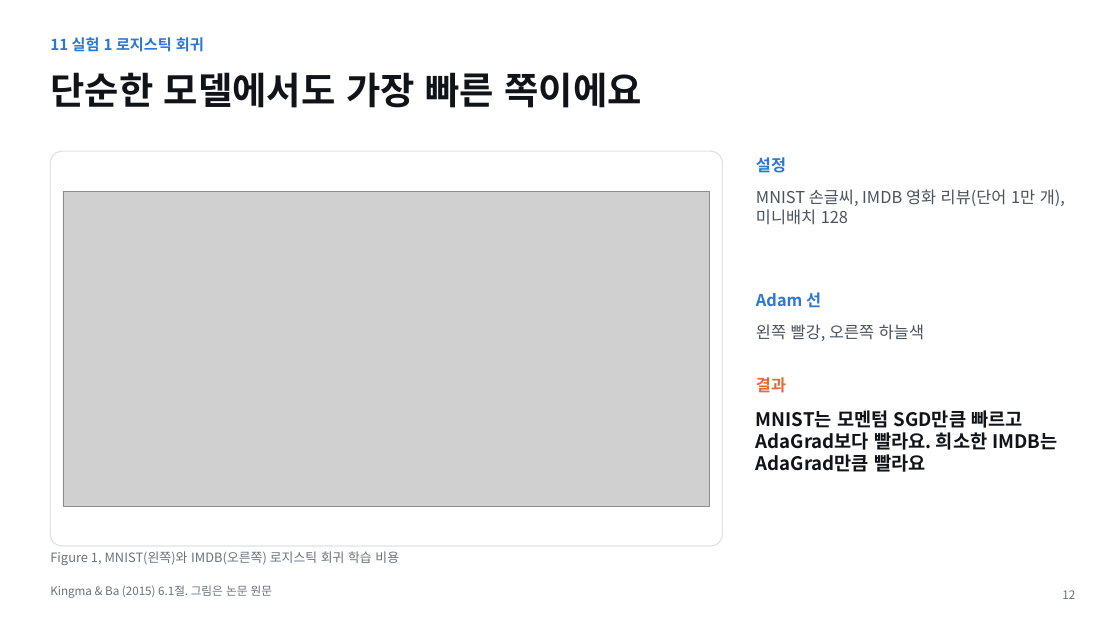
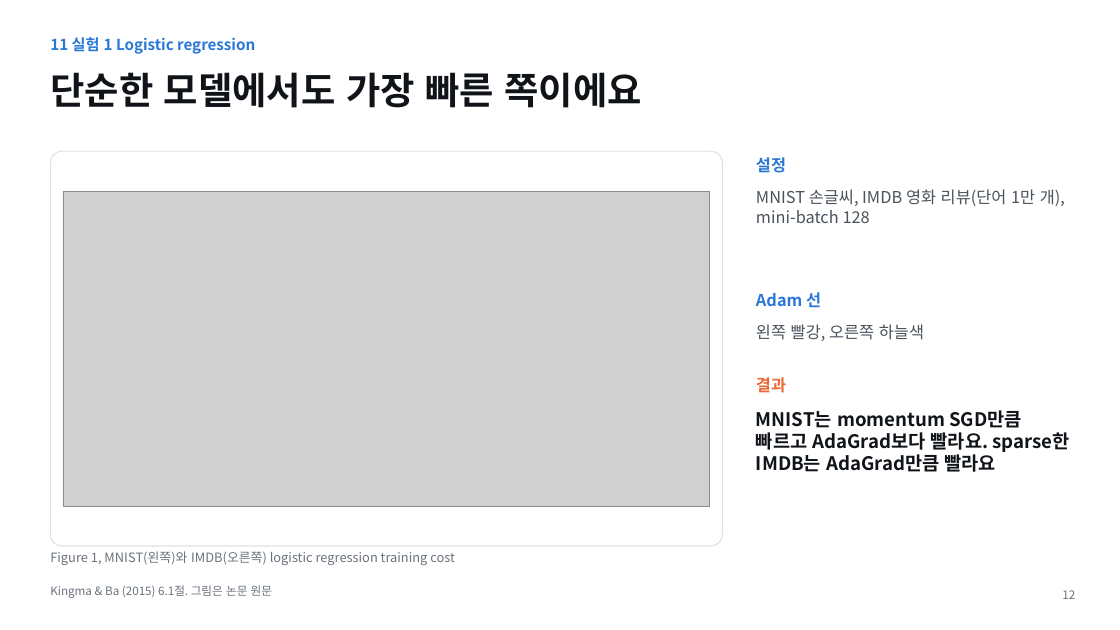
Before and after one commit to tkdgh123/tkdgh123.github.io, a slide deck: slide 12 of adam/Adam_PaperSeminar.pptx. Drawn at 1120x630 pixels with LibreOffice and Linux fonts; fonts in the diff are those of the drawing; grey boxes stand for pictures. Boxes give left, top, right and bottom in pixels: in the first picture for what was removed or moved away, otherwise in the second. Text is boxed around its words. In the diff, an @@ line names an element or a change of style, - is before the commit and + after.

```diff
--- a/adam/Adam_PaperSeminar.pptx
+++ b/adam/Adam_PaperSeminar.pptx
@@ text at <box>50,37,255,54</box>: text changed @@
-11 실험 1 로지스틱 회귀
+11 실험 1 Logistic regression
@@ text at <box>756,189,1065,223</box>: text changed @@
-MNIST 손글씨, IMDB 영화 리뷰(단어 1만 개), 미니배치 128
+MNIST 손글씨, IMDB 영화 리뷰(단어 1만 개), mini-batch 128
@@ text at <box>756,410,1070,472</box>: text changed @@
-MNIST는 모멘텀 SGD만큼 빠르고 AdaGrad보다 빨라요. 희소한 IMDB는 AdaGrad만큼 빨라요
+MNIST는 momentum SGD만큼 빠르고 AdaGrad보다 빨라요. sparse한 IMDB는 AdaGrad만큼 빨라요
@@ text at <box>50,551,455,565</box>: text changed @@
-Figure 1, MNIST(왼쪽)와 IMDB(오른쪽) 로지스틱 회귀 학습 비용
+Figure 1, MNIST(왼쪽)와 IMDB(오른쪽) logistic regression training cost
```
Also in this commit, not shown: 16 other slides changed, 2 other files.
